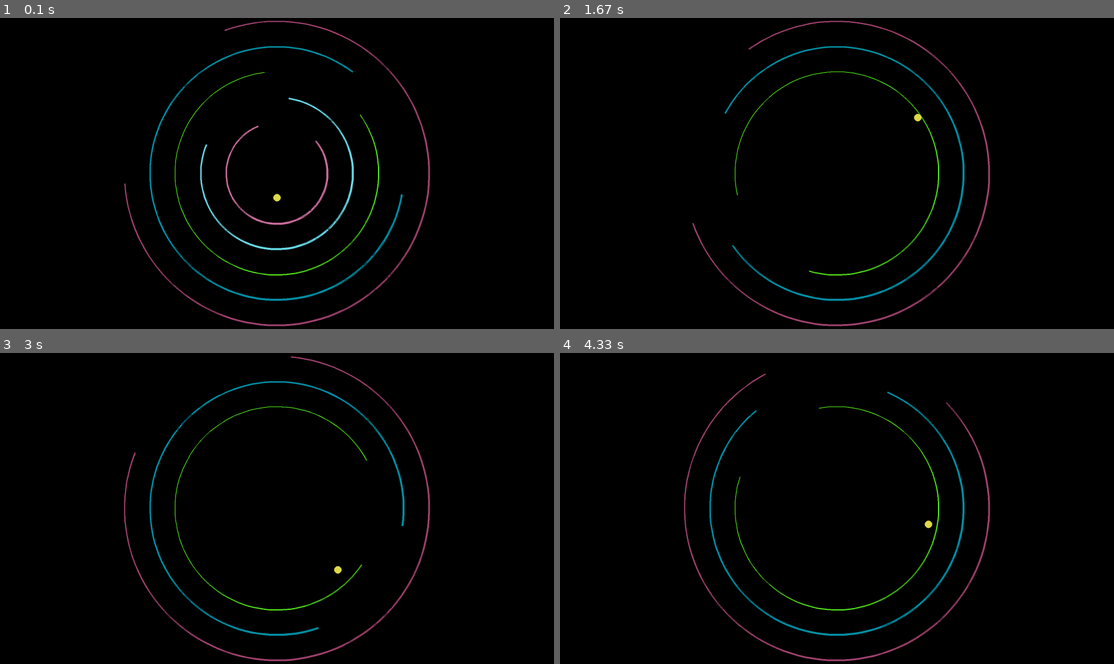
Above: before the commit, frames 1-4 (two rows, left to right).
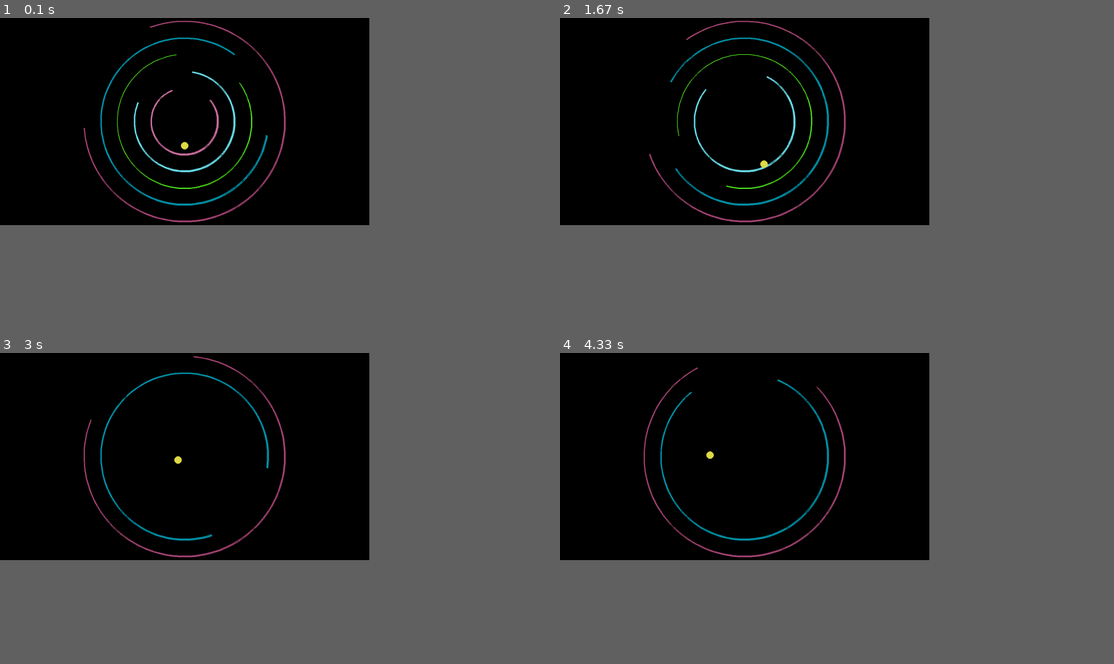
Above: after the commit, the same moments.

Repository: ThisisAqib/ball_bouncer_pygame
Game: pygame game, started from src/main.py
Same seed, same stepped clock (60 frames per second), same inputs: the game is played once before the commit and once after it.
Inputs:
- Up to frame 1 (0.1 s): no input
- Up to frame 2 (1.67 s): no input
- Up to frame 3 (3 s): no input
- Up to frame 4 (4.33 s): no input
In our replay, the window is 900x506 before the commit and 600x337 after it. These sizes can differ from the game's own. Grey fills any space a smaller window leaves; there, only what the larger window draws over its background counts as a difference.

The runs differ from the first frame. In frame 1, 4.9% of the frame differs, in the area x 15-78%, y 0-100%; in frame 2, 3.9%; in frame 3, 3.2%; in frame 4, 3.3%.

Commit message:
Updated readme.md

Diff:
--- a/src/main.py
+++ b/src/main.py
@@ -13,8 +13,8 @@
     # Create the game configuration
     game_config = GameConfig(
         # Screen dimensions
-        width=1920,  # The width of the game window in pixels
-        height=1080,  # The height of the game window in pixels
+        width=1280,  # The width of the game window in pixels
+        height=720,  # The height of the game window in pixels
         fps=30,  # Frames per second for smooth rendering and game updates
         # Ball-specific configuration
         ball_config=BallConfig(
Not shown, changed: README.md
Binary file changed: docs/images/game_screenshot.png
